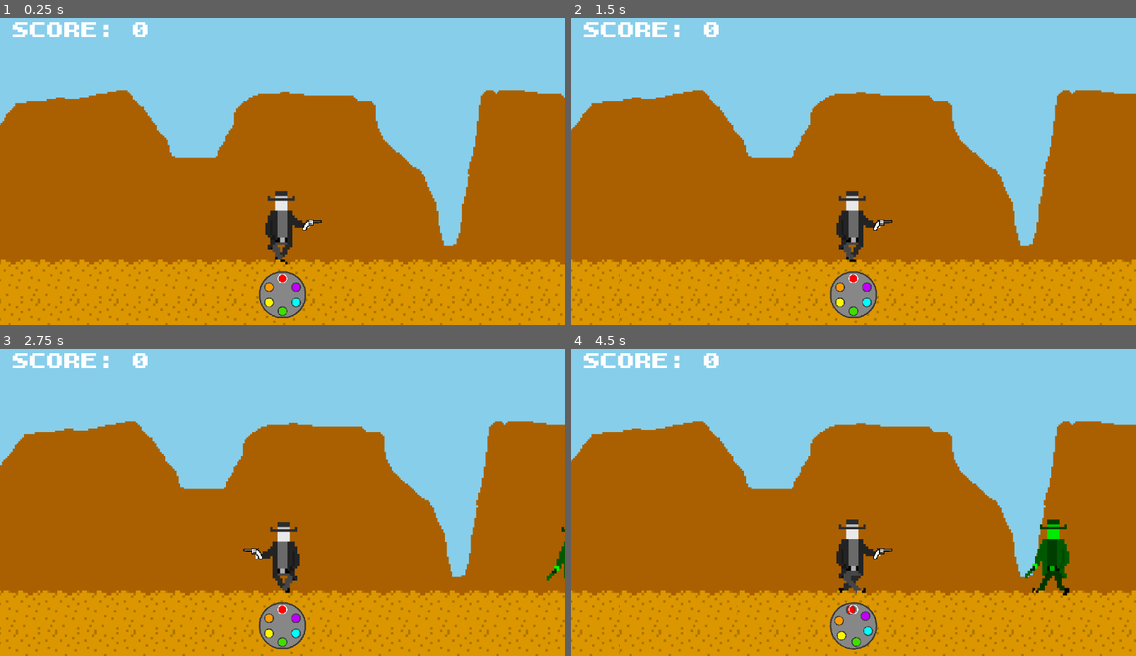
Above: before the commit, frames 1-4 (two rows, left to right).
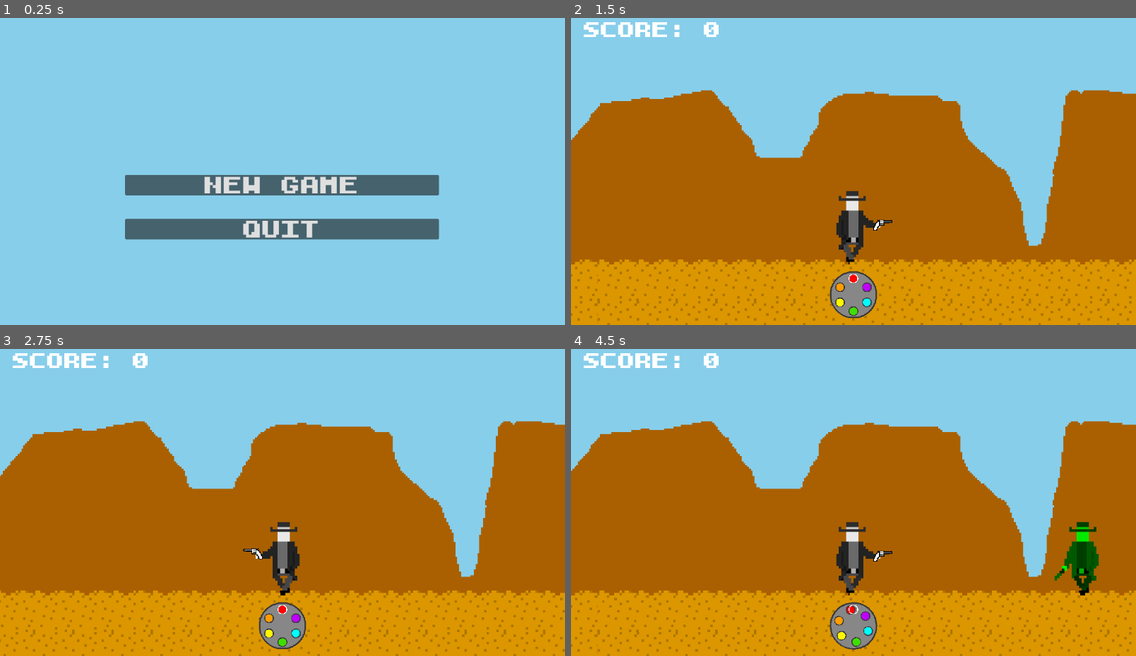
Above: after the commit, the same moments.

Repository: kedrickfudala/One-Button-Game-Jam
Game: Godot game, scene res://src/levels/world.tscn
Two runs of this game, one before a commit and one after it. Both use one fixed random seed, a clock stepped at 60 frames per second and the inputs below.
Inputs (mouse positions are in pixels of both pictures, inside the frame that each line leads up to):
- Up to frame 1 (0.25 s): no input
- Up to frame 2 (1.5 s): click (853, 183) at 0.5 s, where only the run after the commit has a clickable "new game"; tap Enter (ui_accept) at 1.25 s; move the mouse to (977, 150) at 1.27 s; hold Enter (ui_accept) from 1.28 s (still down)
- Up to frame 3 (2.75 s): move the mouse to (169, 514) at 2.02 s; release Enter (ui_accept) at 2.03 s; tap Enter (ui_accept) at 2.1, 2.27, 2.57 s
- Up to frame 4 (4.5 s): move the mouse to (910, 428) at 2.77 s; hold Enter (ui_accept) 2.78-3.53 s; move the mouse to (825, 560) at 3.52 s; tap Enter (ui_accept) at 3.6, 3.77, 4.07 s; move the mouse to (1023, 545) at 4.27 s; hold Enter (ui_accept) from 4.28 s (still down)

The runs differ from the first frame. In frame 1, 68% of the frame differs, in the area x 0-100%, y 1-100%; in frame 2, 6.0%; in frame 3, 6.2%; in frame 4, 8.1%.

Commit message:
score, combo changes, added main menu

Diff:
--- /dev/null
+++ b/src/interface/main_menu_buttons.gd
@@ -0,0 +1,11 @@
+extends Control
+class_name MainMenuButtons
+
+@onready var world : Object = get_parent()
+
+func _on_play_button_pressed():
+	world.new_game()
+	self.queue_free()
+
+func _on_quit_button_pressed():
+	get_tree().quit()
--- /dev/null
+++ b/src/interface/main_menu_buttons.tscn
@@ -0,0 +1,43 @@
+[gd_scene load_steps=3 format=3 uid="uid://cxmvg6ugpwffk"]
+
+[ext_resource type="Script" path="res://src/interface/main_menu_buttons.gd" id="1_dcchx"]
+[ext_resource type="FontFile" uid="uid://cv4hf6knhmo43" path="res://assets/resources/cc.yal.6w6.block.uc.ttf" id="1_qxip0"]
+
+[node name="MainMenuButtons" type="Control"]
+layout_mode = 3
+anchors_preset = 15
+anchor_right = 1.0
+anchor_bottom = 1.0
+grow_horizontal = 2
+grow_vertical = 2
+script = ExtResource("1_dcchx")
+
+[node name="VBoxContainer" type="VBoxContainer" parent="."]
+layout_mode = 1
+anchors_preset = 5
+anchor_left = 0.5
+anchor_right = 0.5
+offset_left = -320.0
+offset_right = 320.0
+offset_bottom = 644.0
+grow_horizontal = 2
+alignment = 1
+
+[node name="PlayButton" type="Button" parent="VBoxContainer"]
+layout_mode = 2
+theme_override_fonts/font = ExtResource("1_qxip0")
+theme_override_font_sizes/font_size = 90
+text = "new game"
+
+[node name="MarginContainer" type="MarginContainer" parent="VBoxContainer"]
+layout_mode = 2
+theme_override_constants/margin_top = 40
+
+[node name="QuitButton" type="Button" parent="VBoxContainer"]
+layout_mode = 2
+theme_override_fonts/font = ExtResource("1_qxip0")
+theme_override_font_sizes/font_size = 90
+text = "quit"
+
+[connection signal="pressed" from="VBoxContainer/PlayButton" to="." method="_on_play_button_pressed"]
+[connection signal="pressed" from="VBoxContainer/QuitButton" to="." method="_on_quit_button_pressed"]
--- /dev/null
+++ b/src/levels/canyon_background.tscn
@@ -0,0 +1,16 @@
+[gd_scene load_steps=2 format=3 uid="uid://cev2hb4n4kkeh"]
+
+[ext_resource type="Texture2D" uid="uid://cvaptu0i5timb" path="res://assets/sprites/Beach-4-1.png" id="1_bs874"]
+
+[node name="CanyonBackground" type="ParallaxBackground"]
+
+[node name="ParallaxLayer" type="ParallaxLayer" parent="."]
+modulate = Color(0.666667, 0.376471, 0, 1)
+motion_scale = Vector2(0.5, 1)
+
+[node name="Sprite2D" type="Sprite2D" parent="ParallaxLayer"]
+texture_repeat = 2
+scale = Vector2(0.75, 0.75)
+texture = ExtResource("1_bs874")
+region_enabled = true
+region_rect = Rect2(0, 0, 200000, 376)
--- a/src/levels/world.gd
+++ b/src/levels/world.gd
@@ -2,28 +2,40 @@
 
 @onready var map_segment : PackedScene = preload("res://src/levels/map_segment.tscn")
 @onready var player_scene : PackedScene = preload("res://src/player.tscn")
+@onready var canyon_background : PackedScene = preload("res://src/levels/canyon_background.tscn")
 @onready var player : Object
-
-@onready var draw_timer : Object = $DrawTimer
+@onready var draw_timer : Object
 
 @onready var target_x = null
 @onready var gun_pos = null
 @onready var shot_colors : Array = [Color.RED, Color.ORANGE, Color.YELLOW, Color.GREEN, Color.DEEP_SKY_BLUE, Color.PURPLE]
 @onready var shot_color : Color = shot_colors[0]
 
+@onready var game_running : bool = false
+
 func _ready():
 	RenderingServer.set_default_clear_color(Color.SKY_BLUE)
-	draw_timer.wait_time = 0.1
+
+func _process(delta):
+	if game_running:
+		if draw_timer.is_stopped():
+			target_x = null
+			gun_pos = null
+			queue_redraw()
+
+func clear_tree():
+	for n in self.get_children():
+		self.remove_child(n)
+		n.queue_free()
+
+func new_game():
+	clear_tree()
 	spawn_player()
 	spawn_map(0)
 	spawn_map(1)
-
-func _process(delta):
-	if draw_timer.is_stopped():
-		target_x = null
-		gun_pos = null
-		queue_redraw()
-	pass
+	spawn_backgrounds()
+	spawn_draw_timer()
+	game_running = true
 
 func spawn_player():
 	var player_inst = player_scene.instantiate()
@@ -37,6 +49,10 @@
 	map_inst.global_position = Vector2(offset * 16 * 20, 0)
 	map_inst.offset = offset
 
+func spawn_backgrounds():
+	var background1_inst = canyon_background.instantiate()
+	add_child(background1_inst)
+
 func draw_shot(gun_pos, target_x, chamber_slot):
 	self.gun_pos = gun_pos
 	self.target_x = target_x
@@ -44,6 +60,12 @@
 	queue_redraw()
 	draw_timer.start()
 
+func spawn_draw_timer():
+	draw_timer = Timer.new()
+	draw_timer.wait_time = 0.1
+	draw_timer.one_shot = true
+	add_child(draw_timer)
+
 func _draw():
 	if target_x and gun_pos:
 		draw_line(gun_pos, Vector2(target_x, gun_pos.y), shot_color, 1.0)
--- a/src/levels/world.tscn
+++ b/src/levels/world.tscn
@@ -1,23 +1,26 @@
 [gd_scene load_steps=3 format=3 uid="uid://cguoafikkkcjk"]
 
 [ext_resource type="Script" path="res://src/levels/world.gd" id="1_57tfk"]
-[ext_resource type="Texture2D" uid="uid://cvaptu0i5timb" path="res://assets/sprites/Beach-4-1.png" id="2_3mseg"]
+[ext_resource type="PackedScene" uid="uid://cxmvg6ugpwffk" path="res://src/interface/main_menu_buttons.tscn" id="2_absr7"]
 
 [node name="World" type="Node2D"]
 script = ExtResource("1_57tfk")
 
-[node name="ParallaxBackground" type="ParallaxBackground" parent="."]
+[node name="MainMenuButtons" parent="." instance=ExtResource("2_absr7")]
+anchors_preset = 0
+anchor_right = 0.0
+anchor_bottom = 0.0
+grow_horizontal = 1
+grow_vertical = 1
 
-[node name="ParallaxLayer" type="ParallaxLayer" parent="ParallaxBackground"]
-modulate = Color(0.666667, 0.376471, 0, 1)
-motion_scale = Vector2(0.5, 1)
+[node name="VBoxContainer" parent="MainMenuButtons" index="0"]
+anchors_preset = 8
+anchor_top = 0.5
+anchor_bottom = 0.5
+offset_left = 255.0
+offset_top = 85.0
+offset_right = 895.0
+offset_bottom = 729.0
+grow_vertical = 2
 
-[node name="Sprite2D" type="Sprite2D" parent="ParallaxBackground/ParallaxLayer"]
-texture_repeat = 2
-scale = Vector2(0.75, 0.75)
-texture = ExtResource("2_3mseg")
-region_enabled = true
-region_rect = Rect2(0, 0, 200000, 376)
-
-[node name="DrawTimer" type="Timer" parent="."]
-one_shot = true
+[editable path="MainMenuButtons"]
--- a/src/player.gd
+++ b/src/player.gd
@@ -25,8 +25,9 @@
 @onready var alive : int = 1
 @onready var speed : int = 15
 
+@onready var base_score : int = 100
 @onready var score : int = 0
-@onready var combo : int = 0
+@onready var combo : int = 1
 
 func _ready():
 	input_timer.wait_time = 0.1
@@ -74,9 +75,14 @@
 	if enemy_hurtbox != null:
 		var enemy = enemy_hurtbox.get_parent()
 		world.draw_shot(gun.global_position, enemy.global_position.x, chamber_slot)
-		queue_redraw()
 		if self.chamber_slot == enemy.color_slot:
+			combo += 1
+			score += (base_score * (0.5 * combo))
 			enemy.die()
+		else:
+			combo = 0
+	if combo % 25 == 0:
+		base_score += 50
 
 func take_input():
 	if get_global_mouse_position().x > self.global_position.x:
